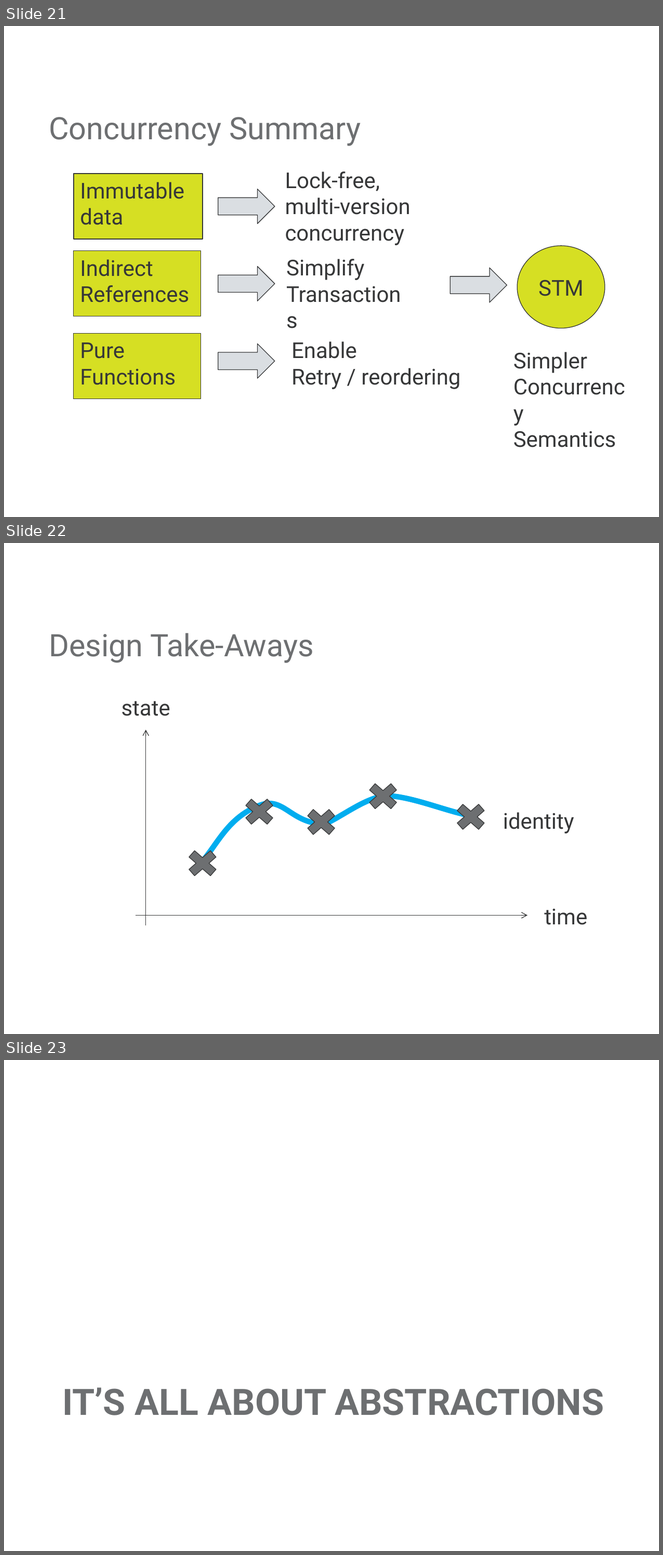
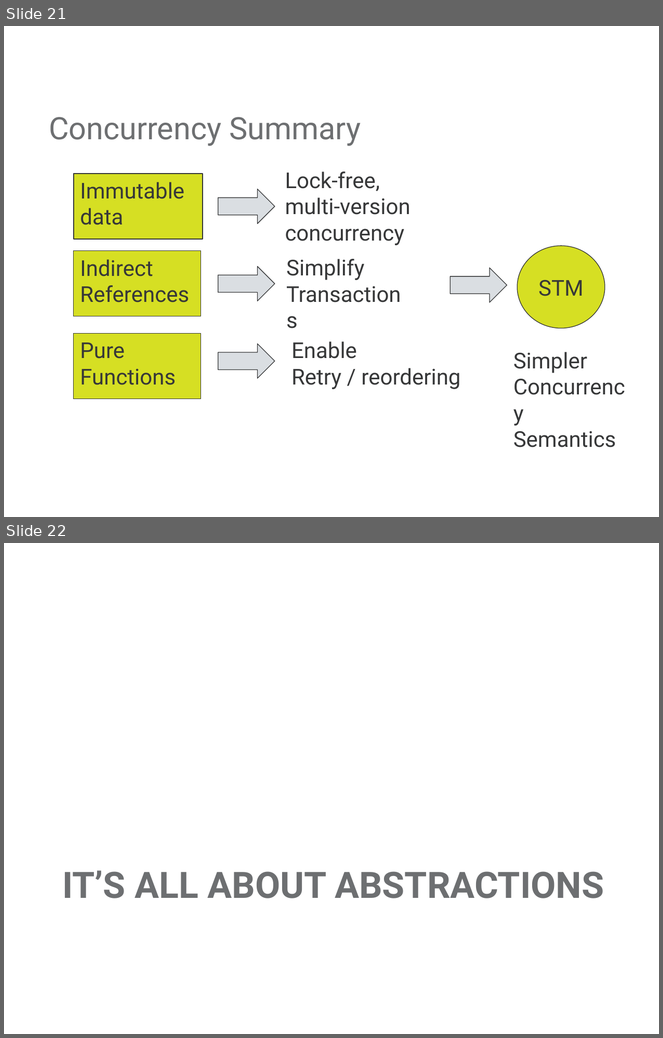
Before and after one commit to mjul/top-10-clojure-ndc-2011, a slide deck: Top Things to Learn From Clojure.pptx. Shown one above the other, each under a label of ours: slides 21, 22 and 23 before the commit, slides 21 and 22 after it. The pictures are 663x1555 and 663x1038 pixels, drawn with LibreOffice and Linux fonts; fonts in the diff are those of the drawing; background and template pictures are left out. Boxes give left, top, right and bottom in pixels: in the first picture for what was removed or moved away, otherwise in the second. Text is boxed around its words. In the diff, an @@ line names an element or a change of style, - is before the commit and + after.

```diff
--- a/Top Things to Learn From Clojure.pptx
+++ b/Top Things to Learn From Clojure.pptx
@@ slide 22 removed at [4, 543, 659, 1034], background #FFFFFF @@
@@ title removed at [49, 633, 314, 663] @@
-Design Take-Aways
@@ text removed at [122, 701, 170, 716] @@
-state
@@ arrow removed from (146, 926) to (146, 730) @@
@@ cross removed at [362, 778, 404, 814] @@
@@ freeform shape removed at [194, 796, 475, 871] @@
@@ cross removed at [239, 794, 280, 830] @@
@@ cross removed at [301, 805, 342, 840] @@
@@ cross removed at [450, 799, 491, 835] @@
@@ text removed at [503, 812, 574, 834] @@
-identity
@@ cross removed at [182, 846, 223, 882] @@
@@ arrow removed from (136, 916) to (528, 916) @@
@@ text removed at [544, 909, 587, 925] @@
-time
@@ what was slide 23 is now slide 22 @@
```
Also in this commit, not shown: 3 slides changed.
